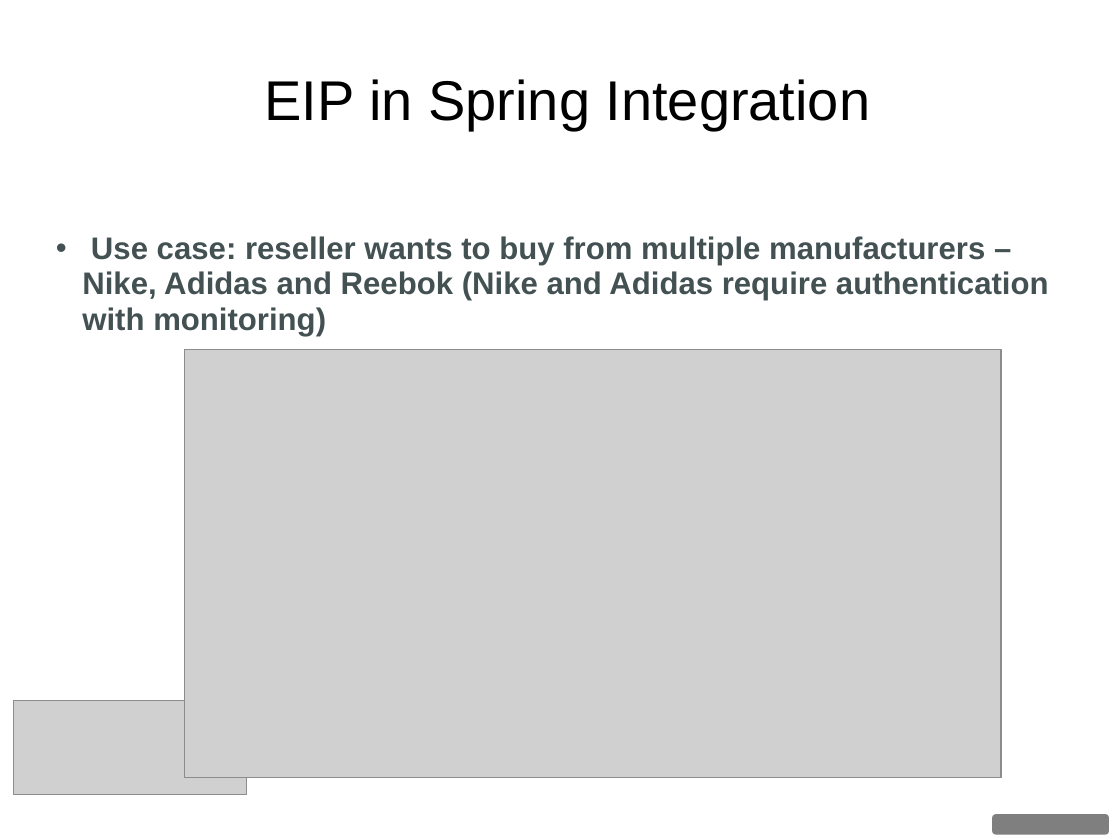
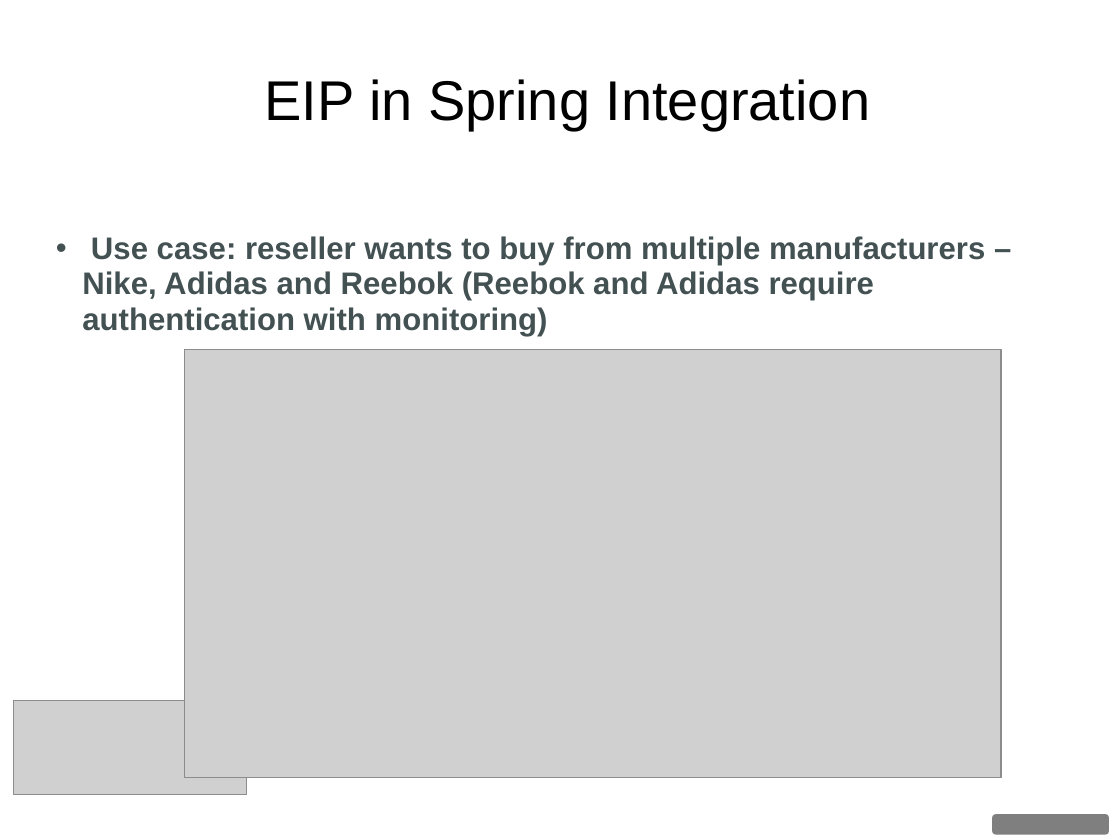
Before and after one commit to dgyordanov/springintegration, a slide deck: slide 43 of Spring_Integration.ppt (slide 42 before the commit). Drawn at 1120x840 pixels with LibreOffice and Linux fonts; fonts in the diff are those of the drawing; grey boxes stand for pictures; background and template pictures are left out. Boxes give left, top, right and bottom in pixels: in the first picture for what was removed or moved away, otherwise in the second. Text is boxed around its words. In the diff, an @@ line names an element or a change of style, - is before the commit and + after.

```diff
--- a/Spring_Integration.ppt
+++ b/Spring_Integration.ppt
@@ text at box(82, 236, 985, 336): text changed @@
-• Use case: reseller wants to buy from multiple manufacturers – Nike, Adidas and Reebok (Nike and Adidas require authentication with monitoring)
+• Use case: reseller wants to buy from multiple manufacturers – Nike, Adidas and Reebok (Reebok and Adidas require authentication with monitoring)
```
Also in this commit, not shown: 1 slide added, 2 other files.
